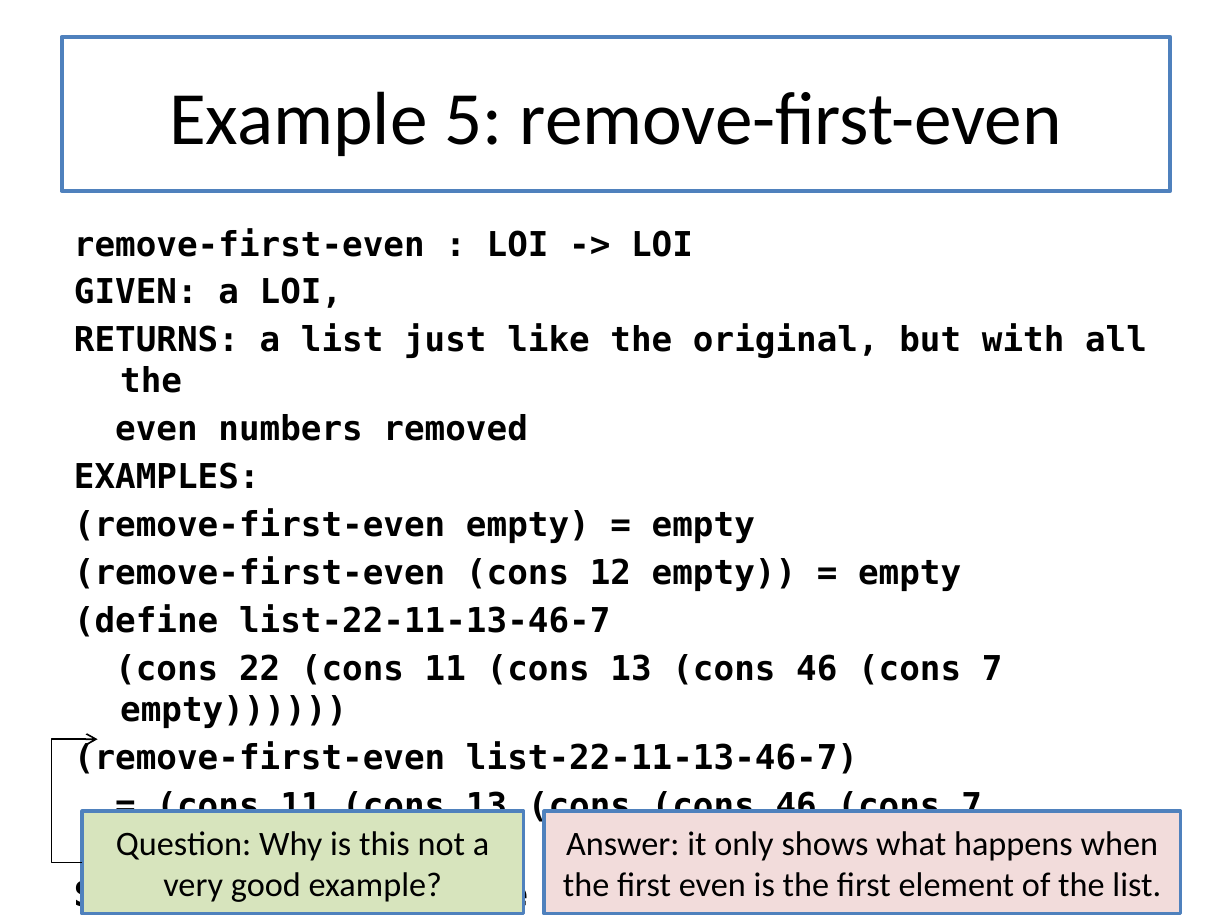
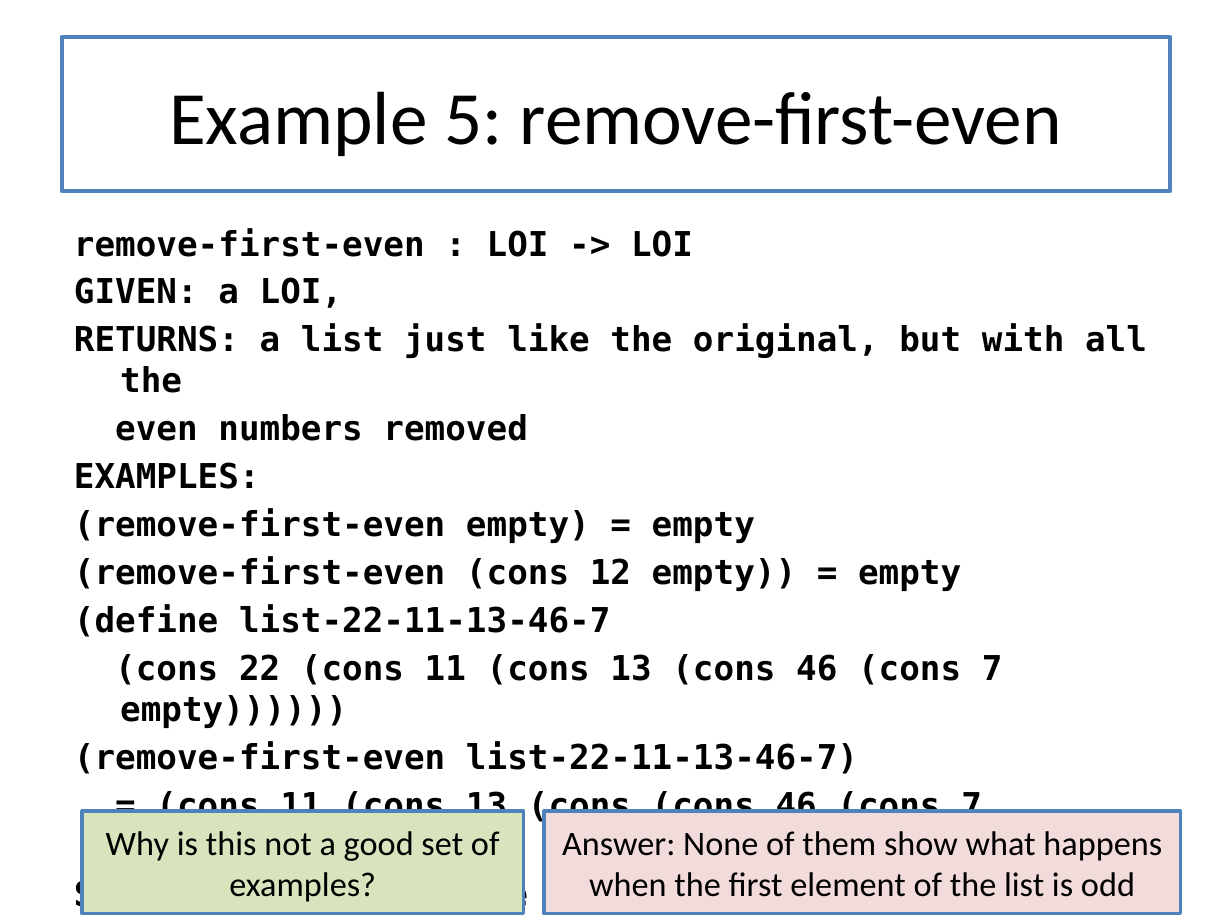
Before and after one commit to mwand/cs5010f16, a slide deck: slide 26 of Slides/Lesson 4.2 Using the List Template.pptx. Drawn at 1232x924 pixels with LibreOffice and Linux fonts; fonts in the diff are those of the drawing. Boxes give left, top, right and bottom in pixels: in the first picture for what was removed or moved away, otherwise in the second. Text is boxed around its words. In the diff, an @@ line names an element or a change of style, - is before the commit and + after.

```diff
--- a/Slides/Lesson 4.2 Using the List Template.pptx
+++ b/Slides/Lesson 4.2 Using the List Template.pptx
@@ elbow arrow removed from (83, 862) to (97, 739) @@
@@ text in rectangle at [106,831,500,902]: text changed @@
-Question: Why is this not a very good example?
+Why is this not a good set of examples?
@@ text in rectangle at [562,831,1162,897]: text changed @@
-Answer: it only shows what happens when the first even is the first element of the list.
+Answer: None of them show what happens when the first element of the list is odd
```
Also in this commit, not shown: 2 other slides changed, 1 other file.
